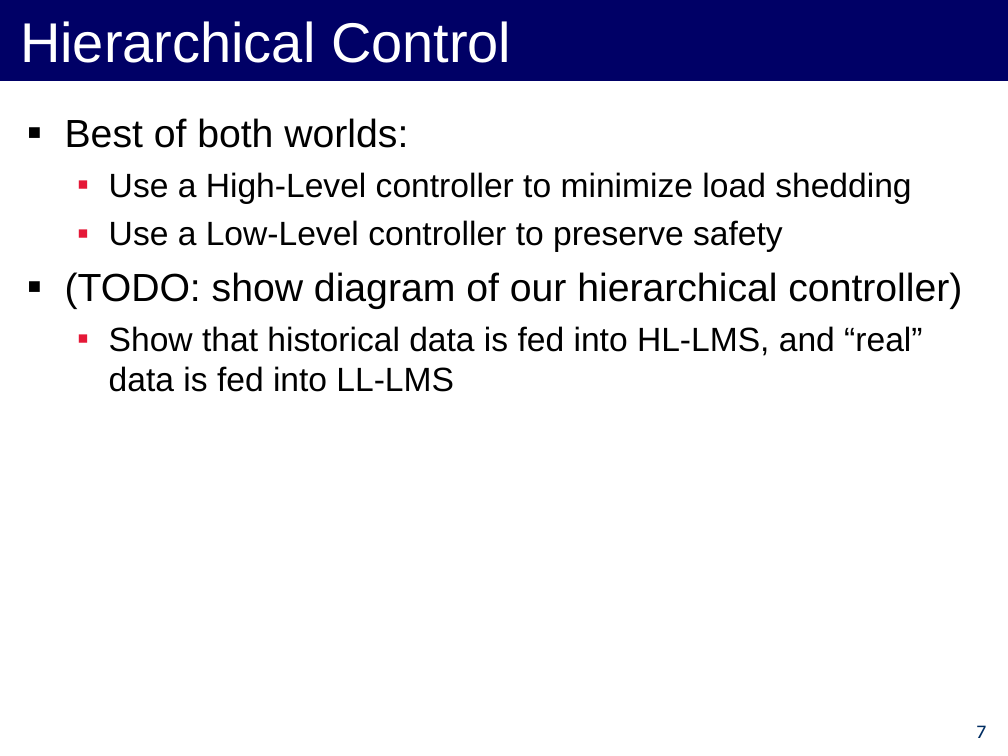
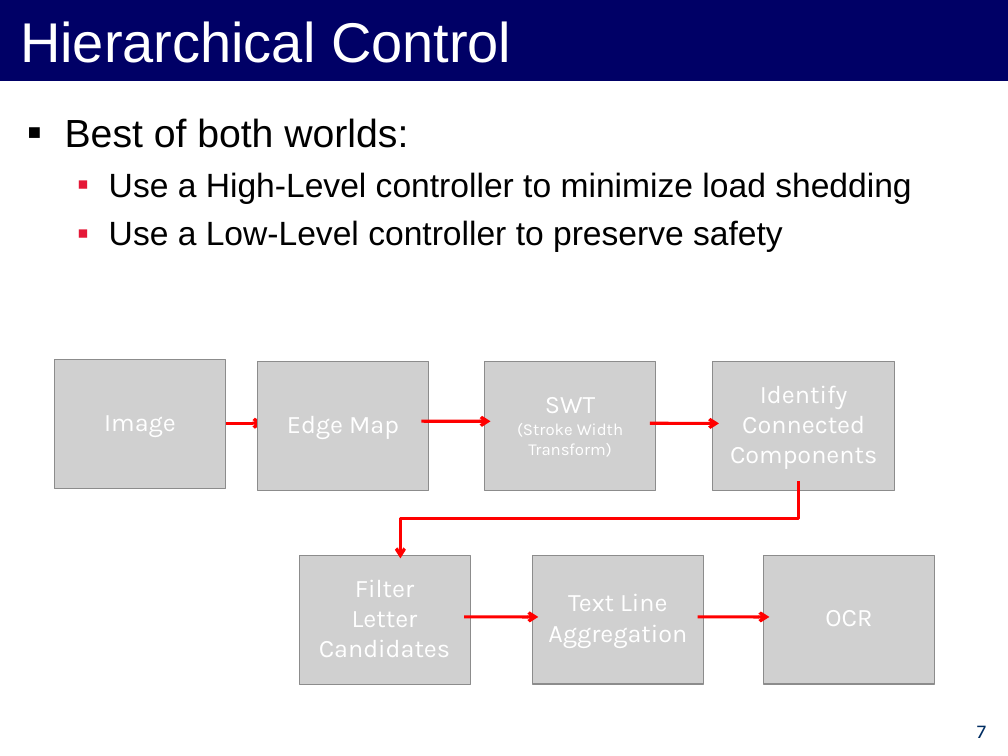
Before and after one commit to forresti/optimal_load_management, a slide deck: slide 7 of project/12-3-12_Presentation.ppt. Drawn at 1008x756 pixels with LibreOffice and Linux fonts; fonts in the diff are those of the drawing; grey boxes stand for pictures. Boxes give left, top, right and bottom in pixels: in the first picture for what was removed or moved away, otherwise in the second. Text is boxed around its words. In the diff, an @@ line names an element or a change of style, - is before the commit and + after.

Commit message:
making a diagram of our hierarchical controller

```diff
--- a/project/12-3-12_Presentation.ppt
+++ b/project/12-3-12_Presentation.ppt
@@ text at [65, 272, 962, 392]: paragraphs removed @@
-▪ (TODO: show diagram of our hierarchical controller)
-  ▪ Show that historical data is fed into HL-LMS, and “real” data is fed into LL-LMS
@@ picture added at [54, 360, 226, 489] @@
@@ picture added at [257, 362, 428, 491] @@
@@ picture added at [485, 362, 656, 491] @@
@@ picture added at [713, 362, 894, 491] @@
@@ text added at [730, 386, 877, 469], 18 pt, text #FFFFFF @@
+Identify Connected Components
@@ text added at [104, 416, 176, 437], 18 pt, text #FFFFFF @@
+Image
@@ text added at [287, 416, 399, 439], 18 pt, text #FFFFFF @@
+Edge Map
@@ text added at [517, 397, 623, 456], 12 pt, text #FFFFFF @@
+SWT
+(Stroke Width Transform)
@@ elbow arrow added from (200, 423) to (263, 423), #FF0000 2.24 pt @@
@@ arrow added from (421, 421) to (491, 421), #FF0000 2.24 pt @@
@@ arrow added from (650, 423) to (719, 423), #FF0000 2.24 pt @@
@@ freeform shape added at [400, 482, 798, 558], outline #FF0000 2.24 pt @@
@@ picture added at [299, 555, 471, 684] @@
@@ picture added at [532, 555, 704, 684] @@
@@ picture added at [763, 555, 934, 684] @@
@@ text added at [319, 580, 450, 657], 18 pt, text #FFFFFF @@
+Filter
+Letter
+Candidates
@@ text added at [548, 594, 687, 648], 18 pt, text #FFFFFF @@
+Text Line Aggregation
@@ arrow added from (464, 617) to (538, 617), #FF0000 2.24 pt @@
@@ arrow added from (698, 617) to (769, 617), #FF0000 2.24 pt @@
@@ text added at [825, 610, 872, 626], 18 pt, text #FFFFFF @@
+OCR
```
